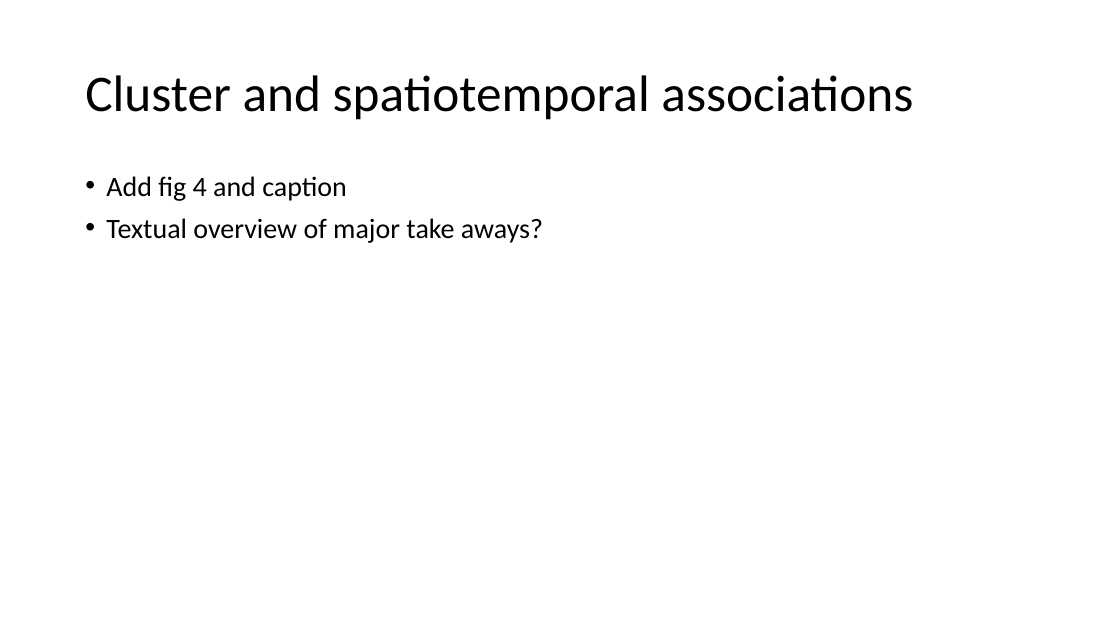
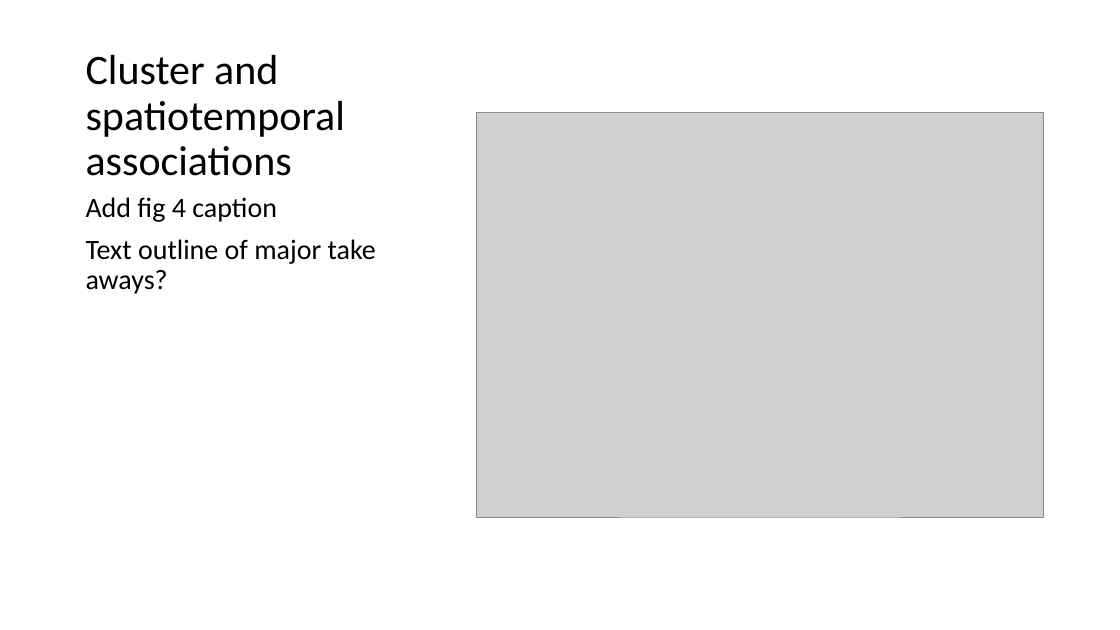
Before and after one commit to LukeABobay/larval-fish-community-analysis, a slide deck: slide 12 of PICES 2026 Presentation.pptx. Drawn at 1120x630 pixels with LibreOffice and Linux fonts; fonts in the diff are those of the drawing; grey boxes stand for pictures. Boxes give left, top, right and bottom in pixels: in the first picture for what was removed or moved away, otherwise in the second. Text is boxed around its words. In the diff, an @@ line names an element or a change of style, - is before the commit and + after.

Commit message:
Continue outlining slides and add figures

```diff
--- a/PICES 2026 Presentation.pptx
+++ b/PICES 2026 Presentation.pptx
@@ title "Cluster and spatiotemporal associations": place and size @@
-title "Cluster and spatiotemporal associations" at <box>85,75,913,120</box>
+title "Cluster and spatiotemporal associations" at <box>86,55,345,176</box>
@@ title "Cluster and spatiotemporal associations" at <box>86,55,345,176</box>: size 44 to 36 pt; vertical alignment middle to bottom @@
@@ picture added at <box>476,112,1044,517</box> @@
@@ text at <box>86,197,376,294</box>: text changed @@
-• Add fig 4 and caption
-• Textual overview of major take aways?
+Add fig 4 caption
+Text outline of major take aways?
```
Also in this commit, not shown: 9 other slides changed, 6 slides added.
